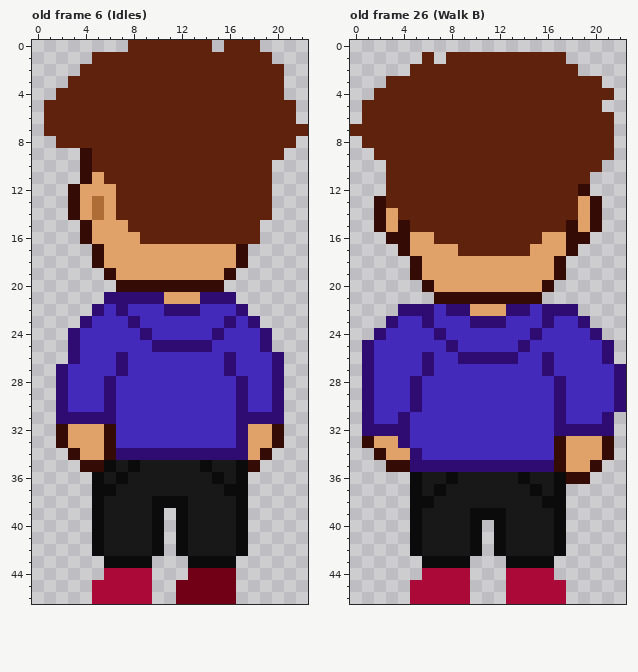
Two states of a pixel-art file, WIP/Characters/Gabe2.aseprite. This is how it looked before the edit.
23x47 pixels, 36 frames. Shown: old frame 6 (Idles), old frame 26 (Walk B). The commit also changed other frames, which this record leaves out.
The same view after the edit:
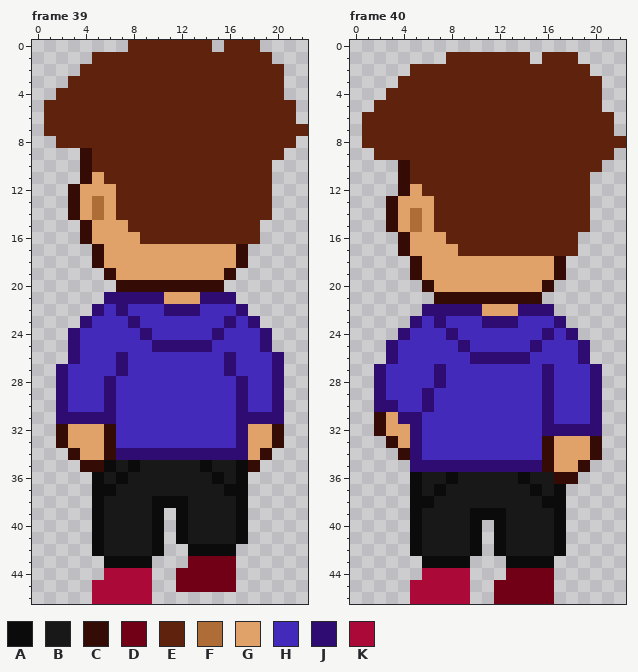
Palette (. is transparent): A #0b0b0b  B #181818  C #350b05  D #710017  E #5e220d  F #ae6c37  G #e0a268  H #432abb  J #2e0c71  K #ab0937
A new or re-ordered frame is compared with the old frame closest to it.
From old to new:
frames 36 -> 40
--- frame 39 is new; against old frame 6 (Idles), layer "Flattened"
@@ x 10..19 @@
 41 A.ABBBBA..
-42 A.ABBBBA..
-43 ...AAAA...
-44 ...DDDD...
+42 A..AAAA...
+43 ...DDDD...
+44 ..DDDDD...
 45 ..DDDDD...
-46 ..DDDDD...
+46 ..........
--- frame 40 is new; against old frame 26 (Walk B)
@@ x 0..22 @@
  0 .......................
- 1 ......E.EEEEEEEEEE.....
- 2 .....EEEEEEEEEEEEEE....
- 3 ...EEEEEEEEEEEEEEEEEE..
- 4 ..EEEEEEEEEEEEEEEEEEEE.
- 5 .EEEEEEEEEEEEEEEEEEEE..
+ 1 ........EEEEEEE.EEE....
+ 2 .....EEEEEEEEEEEEEEE...
+ 3 ....EEEEEEEEEEEEEEEEE..
+ 4 ...EEEEEEEEEEEEEEEEEE..
+ 5 ..EEEEEEEEEEEEEEEEEEE..
  6 .EEEEEEEEEEEEEEEEEEEEE.
- 7 EEEEEEEEEEEEEEEEEEEEEE.
- 8 .EEEEEEEEEEEEEEEEEEEEE.
+ 7 .EEEEEEEEEEEEEEEEEEEEE.
+ 8 .EEEEEEEEEEEEEEEEEEEEEE
  9 ..EEEEEEEEEEEEEEEEEEEE.
-10 ...EEEEEEEEEEEEEEEEEE..
-11 ...EEEEEEEEEEEEEEEEE...
-12 ...EEEEEEEEEEEEEEEEC...
-13 ..CEEEEEEEEEEEEEEEEGC..
-14 ..CGEEEEEEEEEEEEEEEGC..
-15 ..CGCEEEEEEEEEEEEECGC..
-16 ...CCGGEEEEEEEEEGGCC...
-17 ....CGGGGEEEEEEGGGC....
+10 ....CEEEEEEEEEEEEEEEE..
+11 ....CEEEEEEEEEEEEEEE...
+12 ....CGEEEEEEEEEEEEEE...
+13 ...CGGGEEEEEEEEEEEEE...
+14 ...CGFGEEEEEEEEEEEEE...
+15 ...CGFGEEEEEEEEEEEEE...
+16 ....CGGGEEEEEEEEEEE....
+17 ....CGGGGEEEEEEEEEE....
 18 .....CGGGGGGGGGGGC.....
@@ x 0..22 @@
 21 .......CCCCCCCCC.......
-22 ....JJJHJJGGGJJHJJJ....
-23 ...JHHJHHHJJJHHHJHHJ...
-24 ..JHHHHJHHHHHHHJHHHHJ..
-25 .JHHHHHHJHHHHHJHHHHHHJ.
-26 .JHHHHJHHJJJJJHHJHHHHJ.
-27 .JHHHHJHHHHHHHHHJHHHHHJ
-28 .JHHHJHHHHHHHHHHHJHHHHJ
-29 .JHHHJHHHHHHHHHHHJHHHHJ
-30 .JHHHJHHHHHHHHHHHJHHHHJ
-31 .JHHJHHHHHHHHHHHHJHHHJ.
-32 .JJJJHHHHHHHHHHHHJJJJJ.
-33 .CGGJHHHHHHHHHHHHCGGGC.
-34 ..CGGJHHHHHHHHHHHCGGGC.
-35 ...CCJJJJJJJJJJJJCGGC..
-36 .....ABBABBBBBABBACC...
+22 ......JJJJJGGGJJJ......
+23 .....JHJHHHJJJHHHJ.....
+24 ....JHHHJHHHHHHHJHJ....
+25 ...JHHHHHJHHHHHJHHHJ...
+26 ...JHHHHHHJJJJJHHHHJ...
+27 ..JHHHHJHHHHHHHHJHHHJ..
+28 ..JHHHHJHHHHHHHHJHHHJ..
+29 ..JHHHJHHHHHHHHHJHHHJ..
+30 ..JJHHJHHHHHHHHHJHHHJ..
+31 ..CGJJHHHHHHHHHHJHHHJ..
+32 ..CGGJHHHHHHHHHHJJJJJ..
+33 ...CGJHHHHHHHHHHCGGGC..
+34 ....CJHHHHHHHHHHCGGGC..
+35 .....JJJJJJJJJJJCGGC...
+36 .....ABBABBBBBABBCC....
 37 .....ABABBBBBBBABA.....
@@ x 10..19 @@
 43 ...AAAA...
-44 ...KKKK...
-45 ...KKKKK..
-46 ...KKKKK..
+44 ...DDDD...
+45 ..DDDDD...
+46 ..DDDDD...
